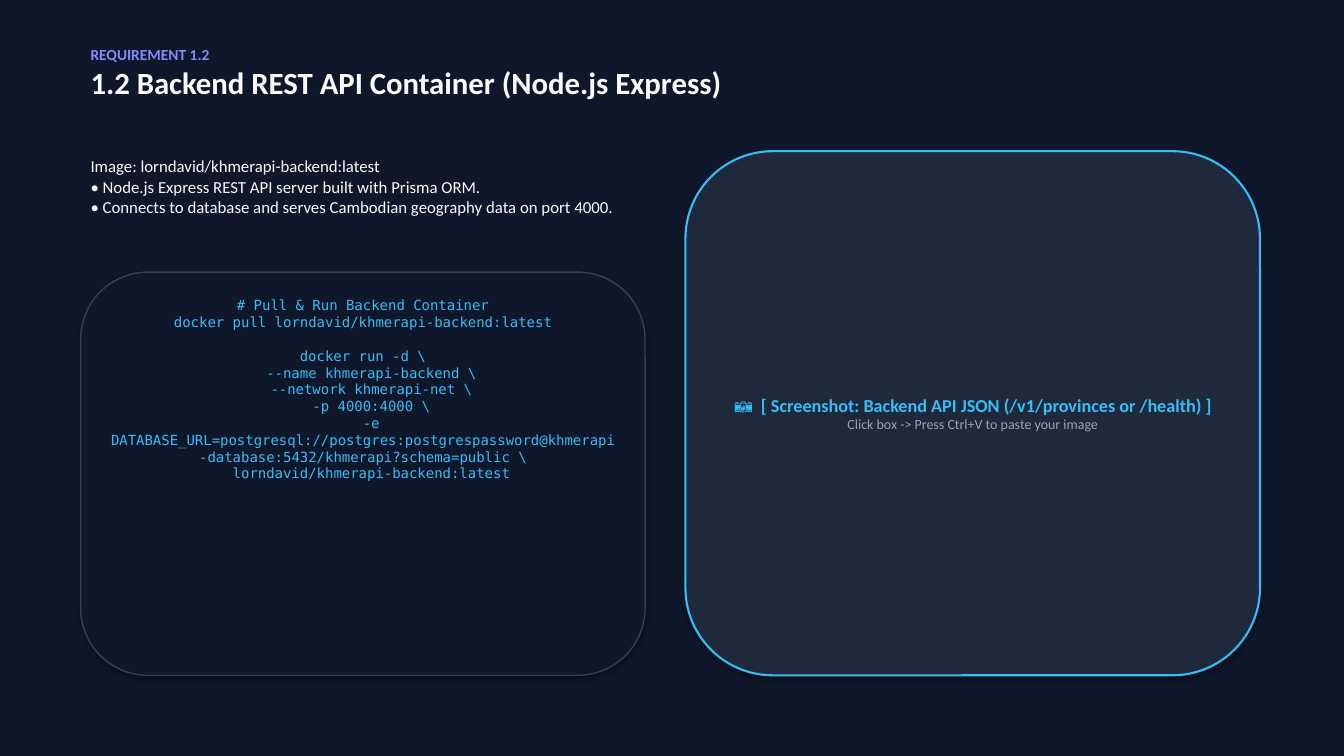
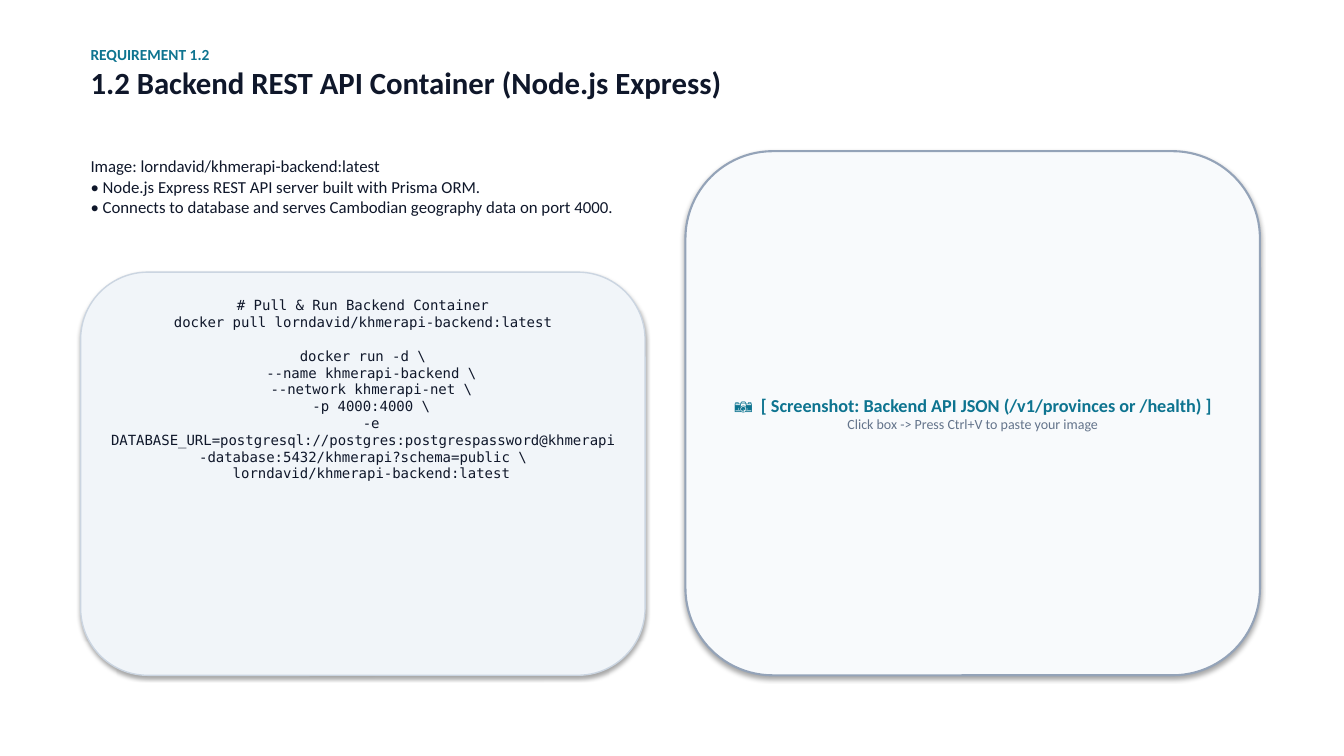
Before and after one commit to lorndavid/khmer-data-api, a slide deck: slide 4 of homework/Homework-Docker-Presentation.pptx. Drawn at 1344x756 pixels with LibreOffice and Linux fonts; fonts in the diff are those of the drawing. Boxes give left, top, right and bottom in pixels: in the first picture for what was removed or moved away, otherwise in the second. Text is boxed around its words. In the diff, an @@ line names an element or a change of style, - is before the commit and + after.

```diff
--- a/homework/Homework-Docker-Presentation.pptx
+++ b/homework/Homework-Docker-Presentation.pptx
@@ rectangle at <box>0,0,1344,756</box>: fill #0F172A to #FFFFFF @@
@@ text "REQUIREMENT 1.2" at <box>91,50,721,100</box>: text colour #818CF8 to #0E7490 in "REQUIREMENT 1.2"; text colour #F8FAFC to #0F172A in "1.2 Backend REST API Container (Node.js Express)" @@
@@ text "Image: lorndavid/khmerapi-backend:latest • Node.js Express ..." at <box>91,160,612,216</box>: text colour #F8FAFC to #0F172A @@
@@ rounded rectangle "📷 [ Screenshot: Backend API ..." at <box>686,151,1260,676</box>: text colour #38BDF8 to #0E7490 in "📷 [ Screenshot: Backend API JSON (/v1/provinces ..."; text colour #94A3B8 to #64748B in "Click box -> Press Ctrl+V to paste ..."; fill #1E293B to #F8FAFC; outline #38BDF8 1.5 pt to #94A3B8 1.5 pt @@
@@ rounded rectangle "# Pull & Run Backend ..." at <box>81,272,645,676</box>: text colour #38BDF8 to #0F172A; fill #0F172A to #F1F5F9; outline #334155 1 pt to #CBD5E1 1 pt @@
```
Also in this commit, not shown: 9 other slides changed, 6 other files.
